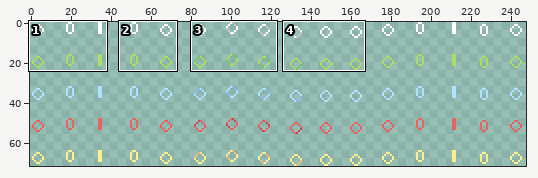
Sprite sheet: assets/graphics/item/charge.png. Above: a wide view before the commit, with the close-up outlined.
Close-up. Earlier state:
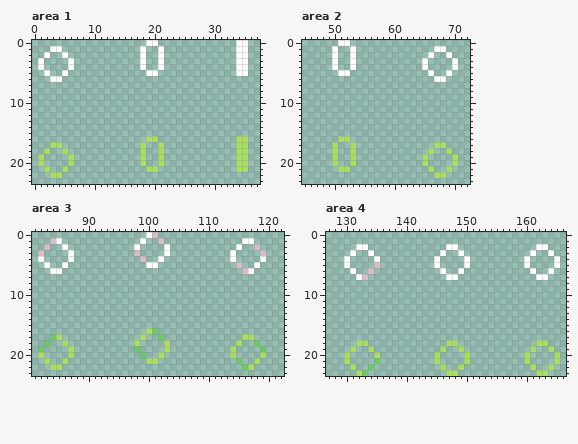
The file is 248x72 pixels. Shown: area 1: x 0..37, y 0..23; area 2: x 45..72, y 0..23; area 3: x 81..122, y 0..23; area 4: x 127..166, y 0..23. The commit also changed other parts of the picture, which this record leaves out.
Now the later version:
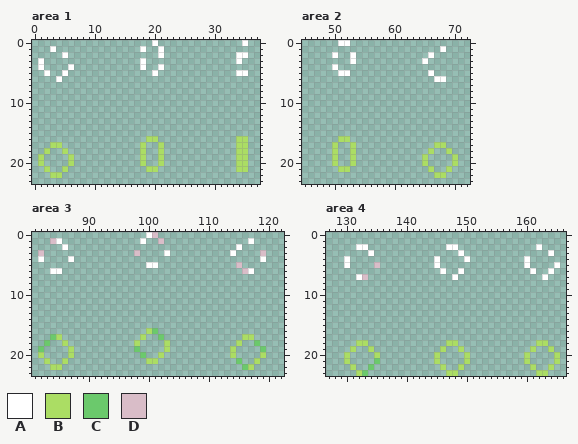
Palette (. is transparent): A #ffffff  B #abdd64  C #6bc96c  D #d9bdc8
The edit:
Changed rows in their new state; - is an unchanged pixel.
Area 1:
first column x 2:
 0 -----------------.--------------.-
 1 --.-----------------------------..
 2 .---------------.-----------------
 3 ----.--------------.-------------.
 4 --------------------------------..
 5 -----------------.----------------
 6 -.--------------------------------
Area 2:
first column x 50:
 1 .--.-------------.---
 2 -------------------.-
 3 .-------------------.
 4 ---.-----------.----.
 5 -------------------.-
Area 3:
first column x 83:
 1 ---------------------------------.--
 2 .--------------.----.--------------.
 3 ----.-------------------------------
 4 ----------------.--.-----------.----
 5 .--.-------------------------------.
Area 4:
first column x 131:
 2 --------------------------------.--
 3 .--------------.--------------.----
 4 ----.-----------------------------.
 5 -------------------.---------------
 6 .--.-------------------------------
 7 ----------------.--------------.---
